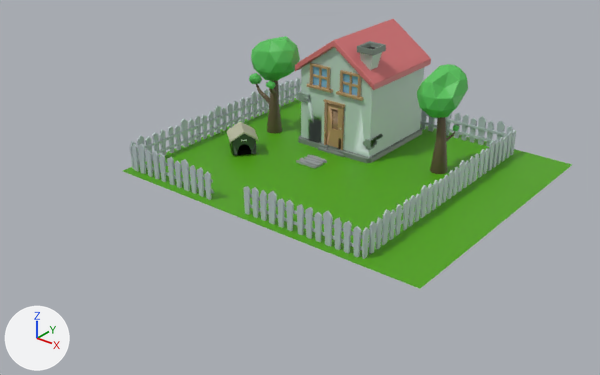
A saved change to the FBX model materials/scene.fbx.
Both versions are drawn from a 50 mm lens placed at (0.188, -0.244, 0.141), pointed at (0.003, -0.013, -0.002). The lights are fixed; the arrows at lower left show +X, +Y and +Z. Where no turn or scale is listed for an object, it has been applied to the vertices.

In view in the first picture: 'Dog House', 'Fence', 'Grass Floor', 'House', 'SecondTree', 'Tree'.
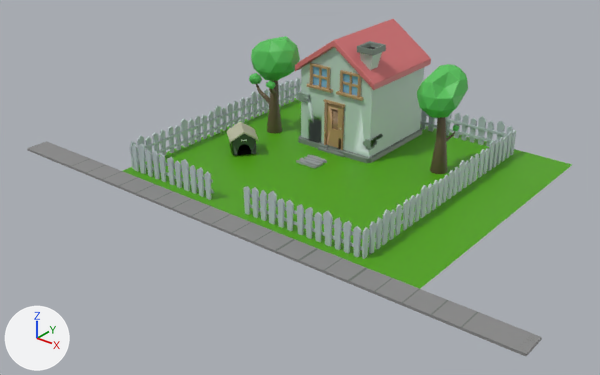
Patch to the scene script:
```diff
--- a/materials/scene.fbx.py
+++ b/materials/scene.fbx.py
@@ img_pavement_png @@
+img_pavement_png = load_image('pavement.png', 'pavement.png', 512, 512, 'sRGB')
@@ mat_material_001 @@
+mat_material_001 = principled_material('Material.001')
+mat_material_001.texture = img_pavement_png  # with its transparency
@@ me_cube_004_1 @@
+me_cube_004_1.from_pydata(...)  # 16 vertices, 15 faces; spans x -0.115..0.115, y -0.005..0.005, z -0.001..0.001
+me_cube_004_1.materials.append(mat_material_001)  # picture img_pavement_png
@@ ob_street_pavement @@
+ob_street_pavement = bpy.data.objects.new('Street Pavement', me_cube_004_1)
+ob_street_pavement.location = (0.005, -0.055, -0.0005)
```

Location of each change, (x1, y1, x2, y2) in pixels of the pictures (600 x 375 px):
'Street Pavement', added
    after: (27, 141, 542, 356)
